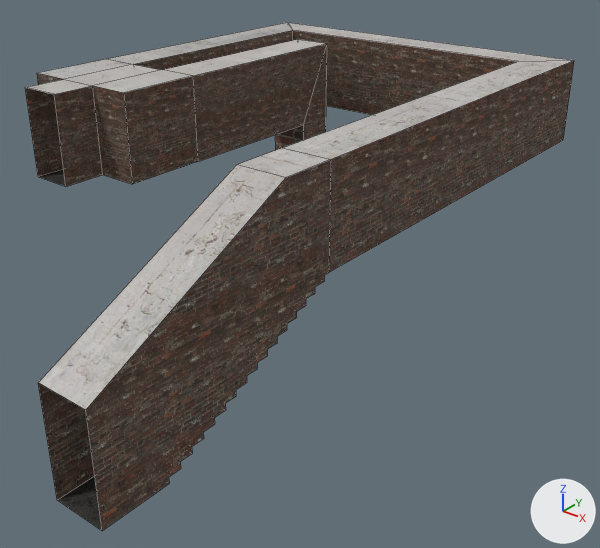
A saved change to the Blender file art/map4.blend.
The view is the same before and after, from a 50 mm camera at (15.58, -11.13, 4.14) aimed at (5.14, 1.92, -3.95). Arrows for +X, +Y and +Z are at lower right; the lights stay in place. Mesh edges are drawn as thin lines.

In view in the first picture: 'map4'.
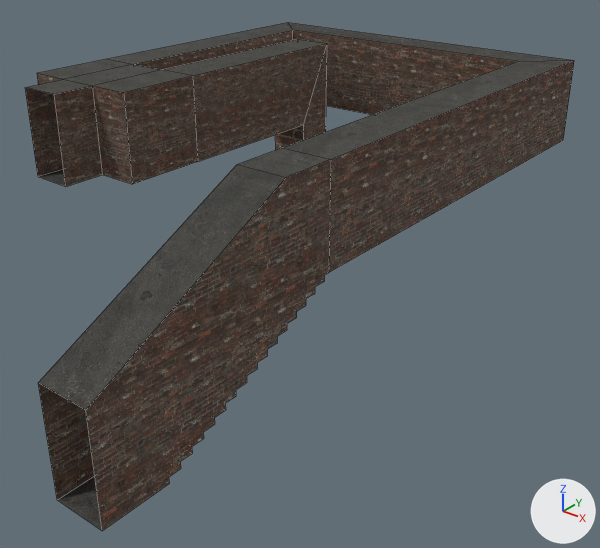
What differs and where, as boxes [x1, y1, x2, y2] in the pictures (600 x 548 px):
part 1 of me_map4, recoloured
    both: [25, 22, 574, 410]

Edits to the bpy script that builds the scene:
```text
Change me_map4:
    where me_map4.from_pydata(...)  # 112 vertices, 74 faces; spans x -1.0..8.0, y -5.0..0.0, z -9.0..6.0
    used by ob_map4; location = (0.0, 0.0, 0.0); rotation_euler = (1.571, 0.0, 0.0), in degrees (90, 0, 0)
    me_map4 part 1: all 10 faces that had it switch from mat_celing (picture img_white_jpg) to mat_floor (picture img_concretefloor_jpg)
```
